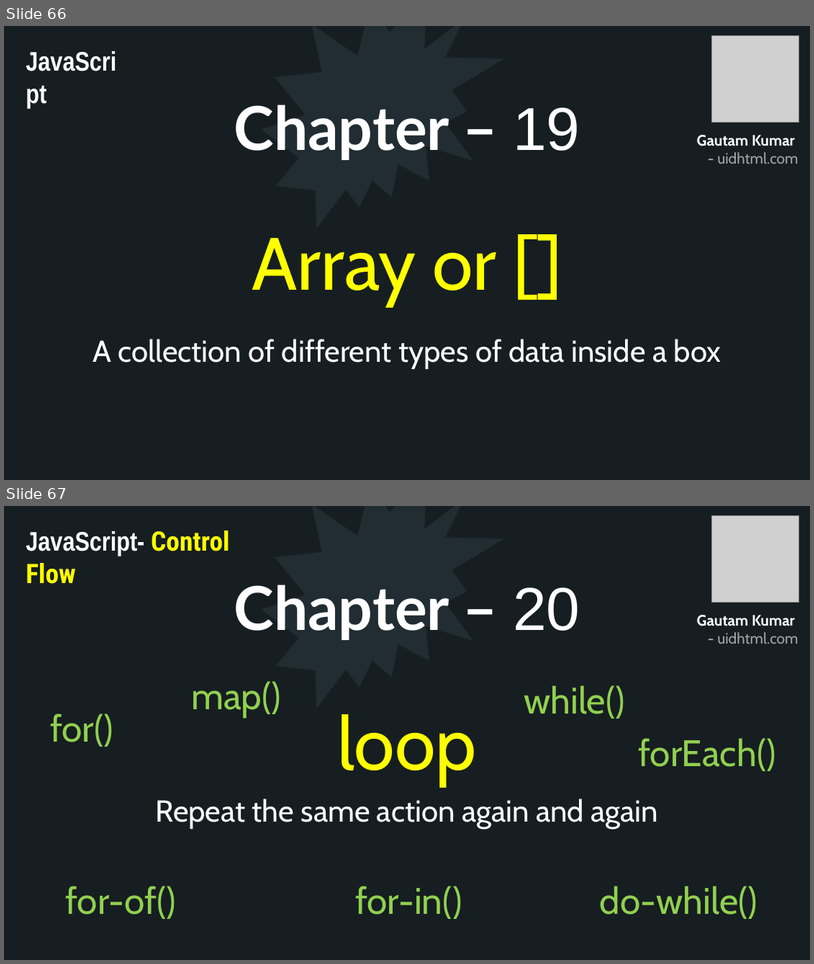
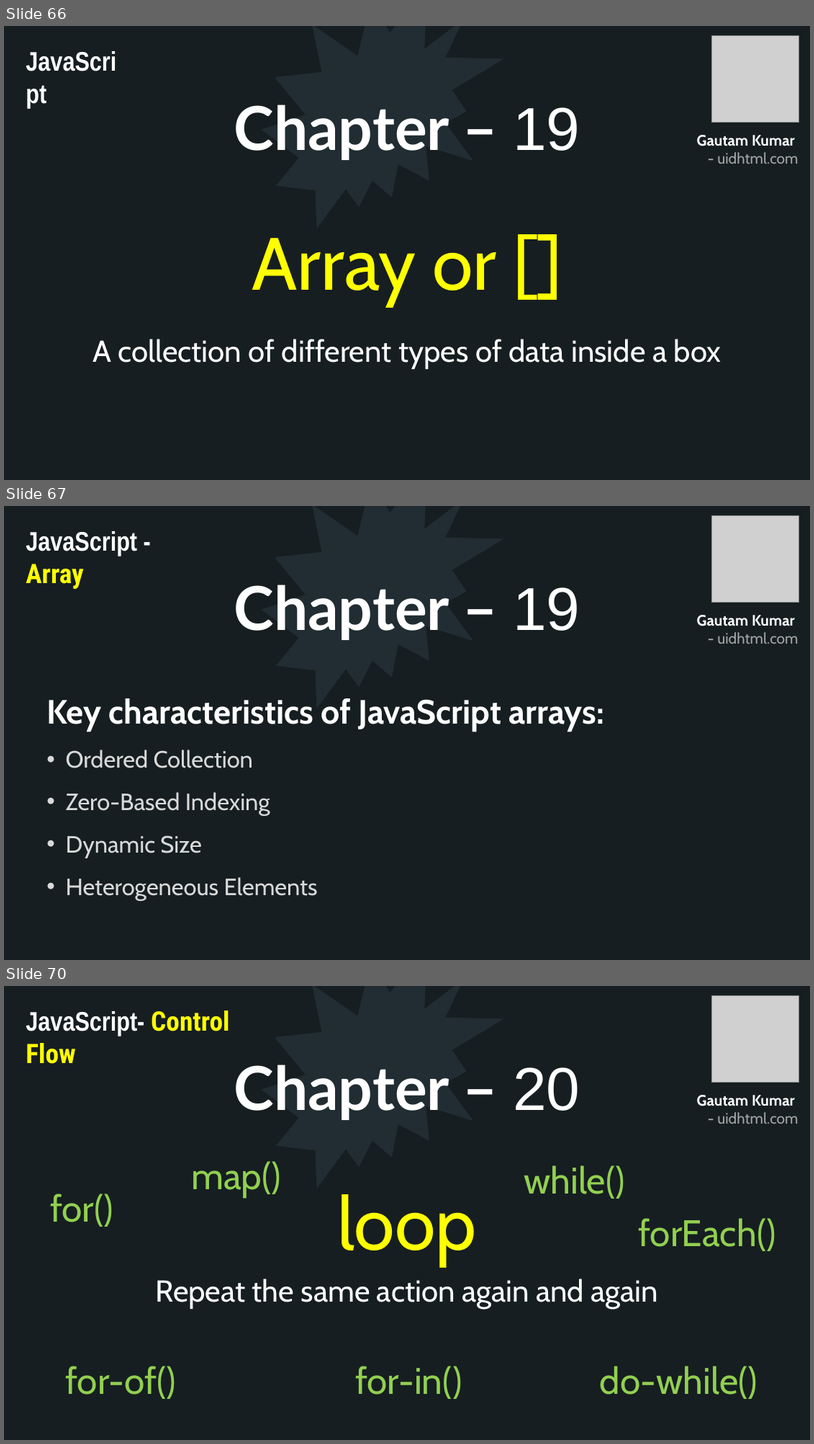
Before and after one commit to uidhtml/javascript-tutorials, a slide deck: Javascript Tutorials.pptx. Shown one above the other, each under a label of ours: slides 66 and 67 before the commit, slides 66, 67 and 70 after it; the slides between them are not shown. The pictures are 814x964 and 814x1444 pixels, drawn with LibreOffice and Linux fonts; fonts in the diff are those of the drawing; grey boxes stand for pictures. Boxes give left, top, right and bottom in pixels: in the first picture for what was removed or moved away, otherwise in the second. Text is boxed around its words. In the diff, an @@ line names an element or a change of style, - is before the commit and + after.

Commit message:
Added chapter 19

```diff
--- a/Javascript Tutorials.pptx
+++ b/Javascript Tutorials.pptx
@@ slide 67 added at [4, 506, 810, 960], background #2C3C43; not listed: 10 template elements that a slide beside it also shows @@
@@ rectangle added at [4, 506, 810, 960], fill #161E22 @@
@@ irregular seal added at [262, 506, 504, 708], fill #212D32 @@
@@ picture added at [712, 515, 800, 602] @@
@@ text added at [26, 531, 137, 589], 32 pt, text #FFFFFF, bold @@
+JavaScript - Array
@@ title added at [234, 584, 580, 640], 72 pt, text #FFFFFF, bold @@
+Chapter – 19
@@ text added at [697, 615, 798, 644], 18 pt, text #A6A6A6, bold @@
+Gautam Kumar
+- uidhtml.com
@@ text added at [46, 698, 604, 901], 28 pt, text #D9D9D9 @@
+Key characteristics of JavaScript arrays:
+• Ordered Collection
+• Zero-Based Indexing
+• Dynamic Size
+• Heterogeneous Elements
@@ what was slide 67 is now slide 70 @@
```
Also in this commit, not shown: 2 other slides added, 12 other files.
